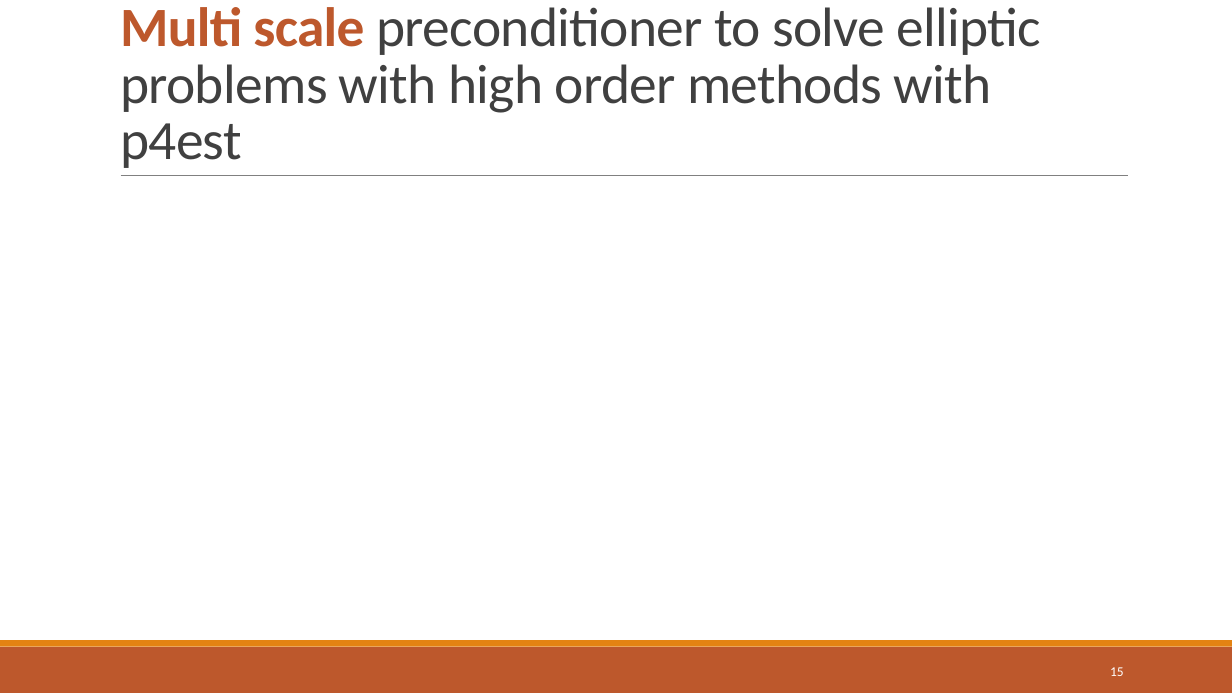
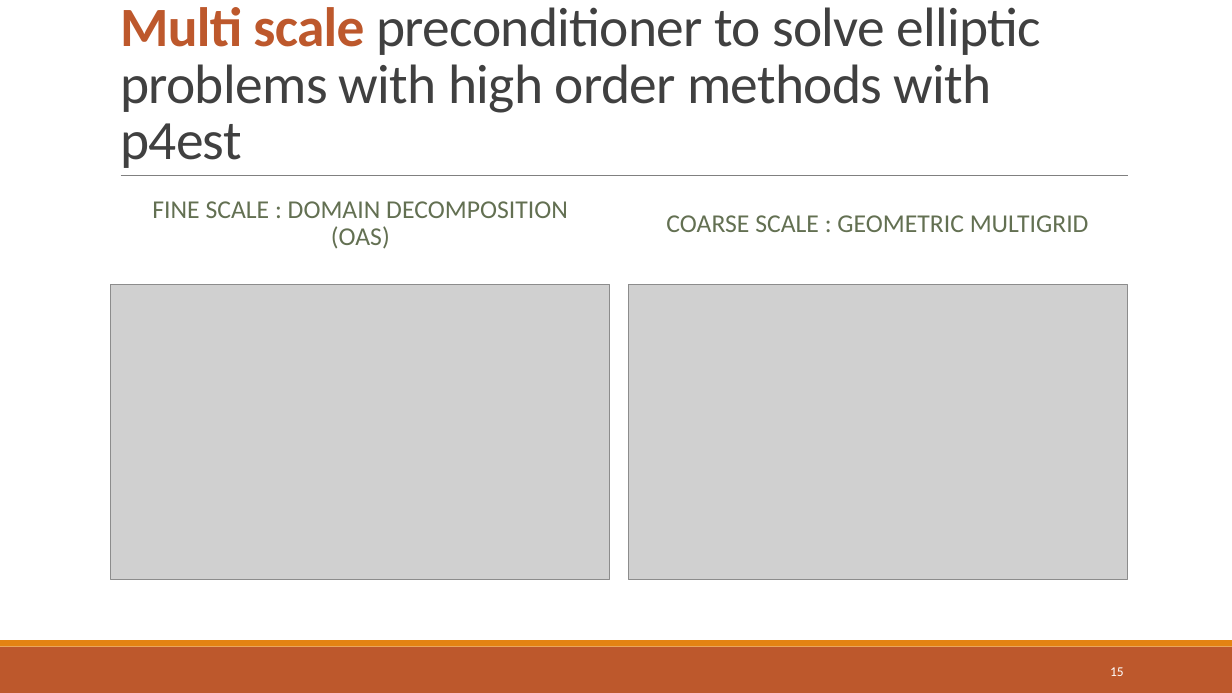
Before and after one commit to dweicker/pres, a slide deck: slide 16 of thesis.pptx. Drawn at 1232x693 pixels with LibreOffice and Linux fonts; fonts in the diff are those of the drawing; grey boxes stand for pictures. Boxes give left, top, right and bottom in pixels: in the first picture for what was removed or moved away, otherwise in the second. Text is boxed around its words. In the diff, an @@ line names an element or a change of style, - is before the commit and + after.

```diff
--- a/thesis.pptx
+++ b/thesis.pptx
@@ text added at <box>152,201,568,249</box>, 20 pt, text #637052 @@
+FINE SCALE : DOMAIN DECOMPOSITION (OAS)
@@ text added at <box>666,215,1089,232</box>, 20 pt, text #637052 @@
+COARSE SCALE : GEOMETRIC MULTIGRID
@@ picture added at <box>111,285,610,579</box> @@
@@ picture added at <box>628,285,1128,579</box> @@
```
Also in this commit, not shown: 1 other slide changed, 7 slides added, 2 slides removed, 11 other files.
